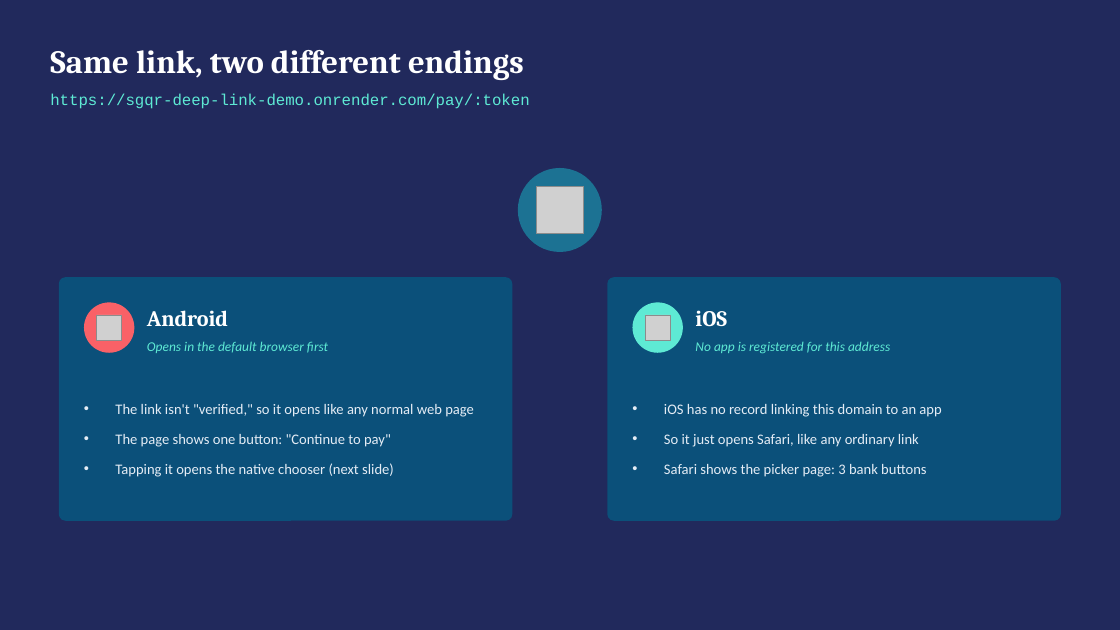
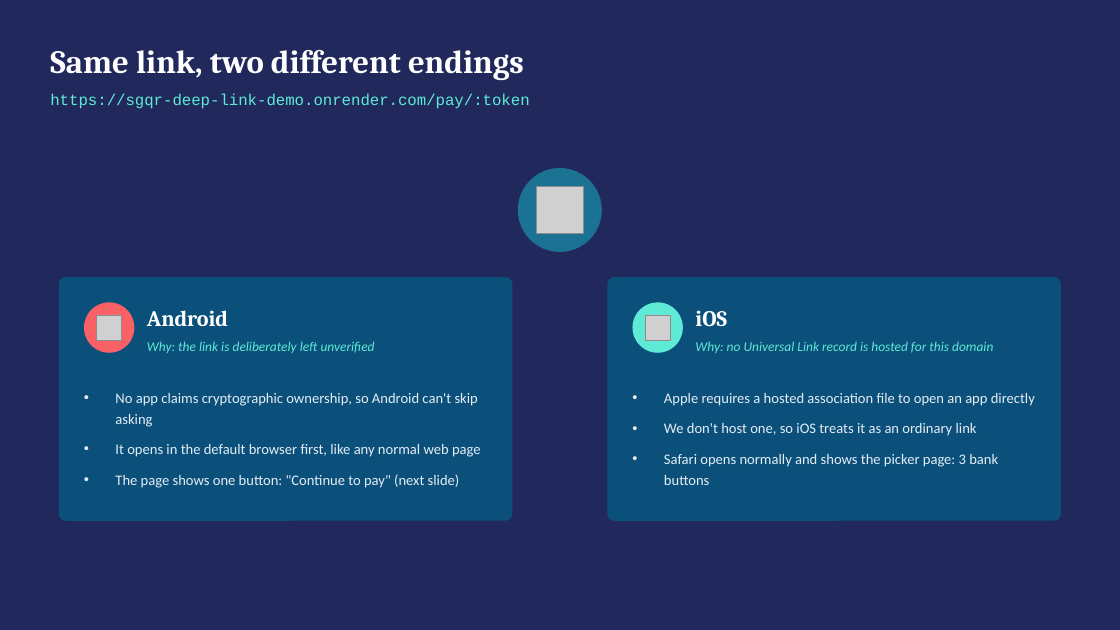
Before and after one commit to deandrehaijielim-commits/sgqr-deep-link-demo, a slide deck: slide 3 of SGQR_Deep_Linking_Simulation.pptx. Drawn at 1120x630 pixels with LibreOffice and Linux fonts; fonts in the diff are those of the drawing; grey boxes stand for pictures. Boxes give left, top, right and bottom in pixels: in the first picture for what was removed or moved away, otherwise in the second. Text is boxed around its words. In the diff, an @@ line names an element or a change of style, - is before the commit and + after.

Commit message:
Update deck: add App Link verification experiment, explain why each platform's flow works the way it does
- New slide: "Why not just verify the Android App Link?" — documents
  the on-device test (all 3 apps verified, but no chooser appeared;
  Android silently opened the most-recently-installed verified app
  instead) and the conclusion that verification and the disambiguation
  dialog are mutually exclusive by design.
- Android and iOS flow slides now state the underlying "why" up front
  (unverified link / no Universal Link record) instead of just the
  "what happens" steps.
- iOS flow slide gained a callout explaining what would skip the
  picker page (a hosted apple-app-site-association + Associated
  Domains entitlement) and why we don't host one.
- Closing and Real-vs-Simulated slides updated to reference the actual
  verification test instead of a hypothetical.
- Reduced excess whitespace in card layouts (slides 2, 3, 5, 7).

```diff
--- a/SGQR_Deep_Linking_Simulation.pptx
+++ b/SGQR_Deep_Linking_Simulation.pptx
@@ text at box(147, 341, 375, 353): text changed @@
-Opens in the default browser first
+Why: the link is deliberately left unverified
@@ text at box(695, 341, 993, 353): text changed @@
-No app is registered for this address
+Why: no Universal Link record is hosted for this domain
@@ text at box(115, 393, 481, 488): text changed @@
-• The link isn't "verified," so it opens like any normal web page
-• The page shows one button: "Continue to pay"
-• Tapping it opens the native chooser (next slide)
+• No app claims cryptographic ownership, so Android can't skip asking
+• It opens in the default browser first, like any normal web page
+• The page shows one button: "Continue to pay" (next slide)
@@ text at box(664, 393, 1035, 485): text changed @@
-• iOS has no record linking this domain to an app
-• So it just opens Safari, like any ordinary link
-• Safari shows the picker page: 3 bank buttons
+• Apple requires a hosted association file to open an app directly
+• We don't host one, so iOS treats it as an ordinary link
+• Safari opens normally and shows the picker page: 3 bank buttons
```
Also in this commit, not shown: 3 other slides changed, 1 slide added.
